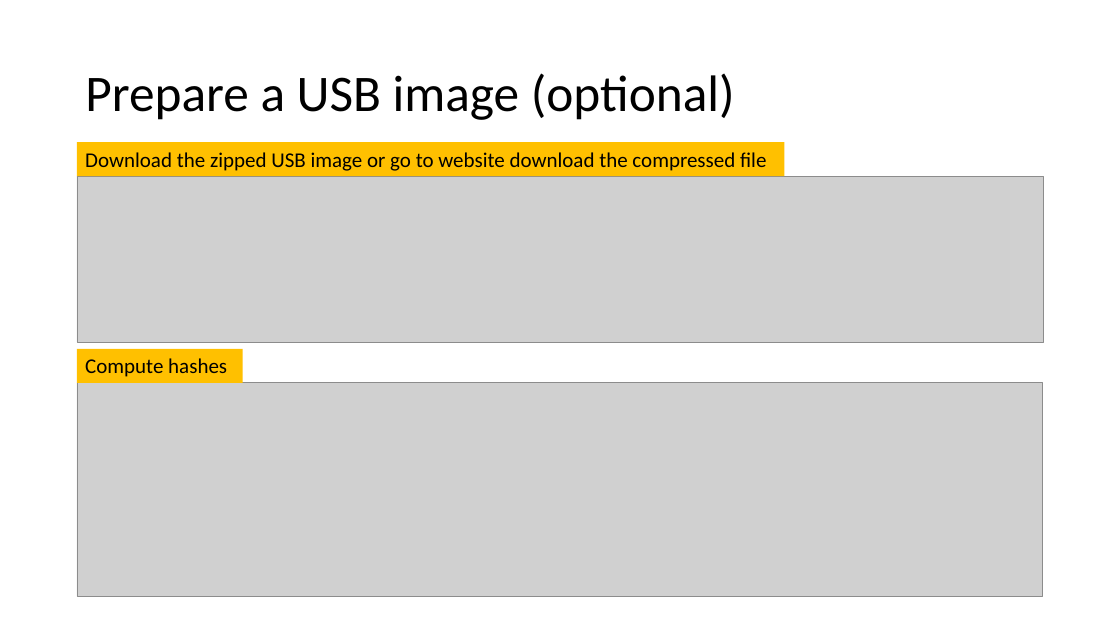
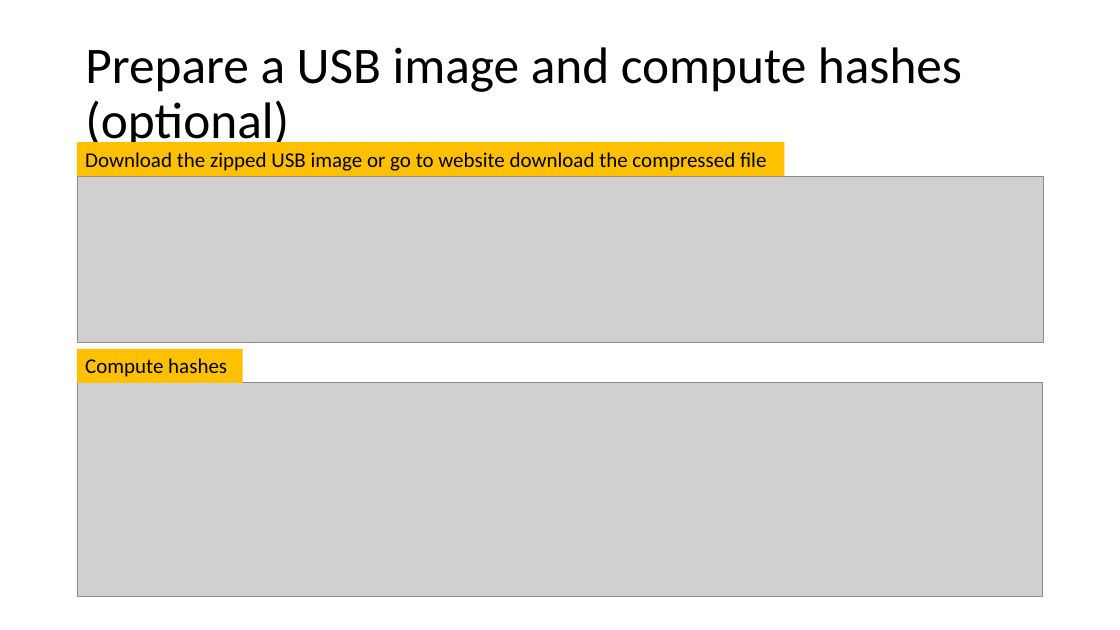
Before and after one commit to frankwxu/Digital-Forensics-Basic-Book, a slide deck: slide 36 of PPTs/Ch1_Introduction_to_Digital_Forensics.pptx (slide 33 before the commit). Drawn at 1120x630 pixels with LibreOffice and Linux fonts; fonts in the diff are those of the drawing; grey boxes stand for pictures; background and template pictures are left out. Boxes give left, top, right and bottom in pixels: in the first picture for what was removed or moved away, otherwise in the second. Text is boxed around its words. In the diff, an @@ line names an element or a change of style, - is before the commit and + after.

```diff
--- a/PPTs/Ch1_Introduction_to_Digital_Forensics.pptx
+++ b/PPTs/Ch1_Introduction_to_Digital_Forensics.pptx
@@ title at box(85, 47, 962, 151): text changed @@
-Prepare a USB image (optional)
+Prepare a USB image and compute hashes
+(optional)
```
Also in this commit, not shown: 21 other slides changed, 14 slides added, 11 slides removed.
